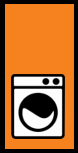
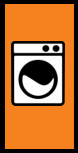
The second 78px x 153px image is a revision of the first. Changes to its layers:
painted on "12 Frania pralnia.png" over bbox(11, 41, 65, 139)
